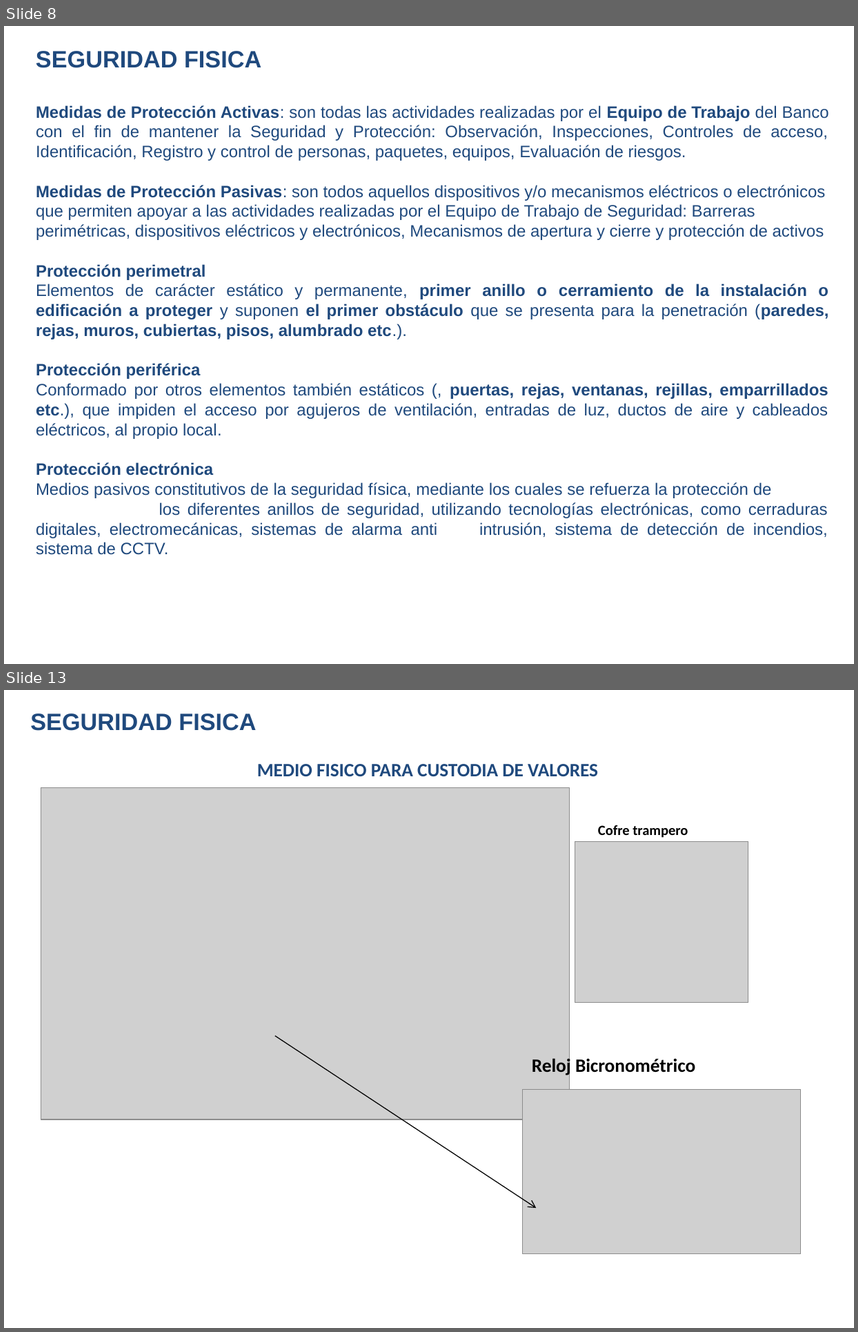
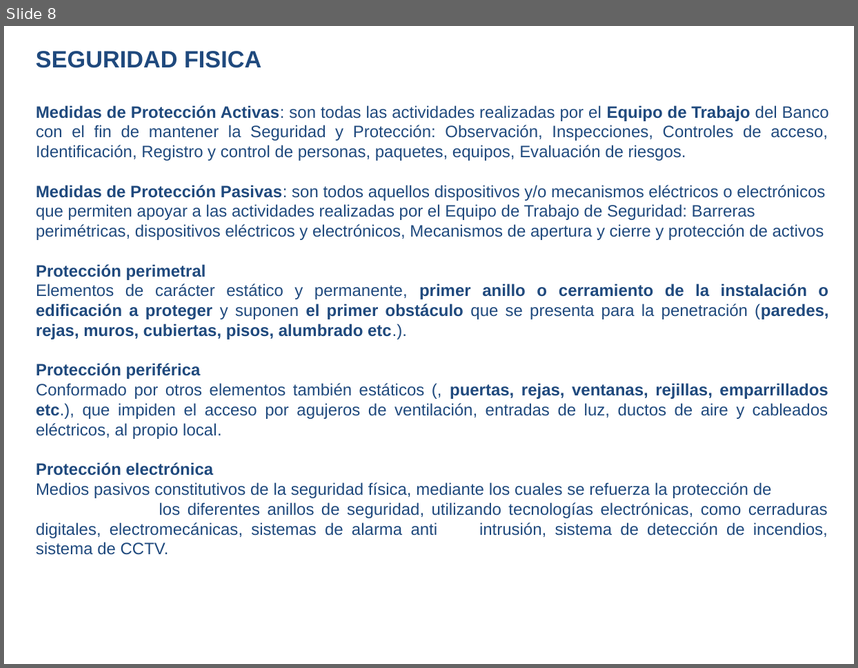
Before and after one commit to elberthAgreda/triviaApp, a slide deck: videoApp/src/assets/pdf/SEGURIDADBANCARIA/SEGURIDADBANCARIA.pptx. Shown one above the other, each under a label of ours: slides 8 and 13 before the commit, slide 8 after it; the slides between them are not shown. The pictures are 858x1332 and 858x668 pixels, drawn with LibreOffice and Linux fonts; fonts in the diff are those of the drawing; grey boxes stand for pictures; background and template pictures are left out. Boxes give left, top, right and bottom in pixels: in the first picture for what was removed or moved away, otherwise in the second. Text is boxed around its words. In the diff, an @@ line names an element or a change of style, - is before the commit and + after.

```diff
--- a/videoApp/src/assets/pdf/SEGURIDADBANCARIA/SEGURIDADBANCARIA.pptx
+++ b/videoApp/src/assets/pdf/SEGURIDADBANCARIA/SEGURIDADBANCARIA.pptx
@@ slide 13 removed at <box>4,690,854,1328</box>, background picture (left out) @@
@@ text removed at <box>30,713,256,731</box> @@
-SEGURIDAD FISICA
@@ text removed at <box>257,764,598,777</box> @@
-MEDIO FISICO PARA CUSTODIA DE VALORES
@@ picture removed at <box>41,788,569,1119</box> @@
@@ text removed at <box>598,825,688,838</box> @@
-Cofre trampero
@@ picture removed at <box>575,841,749,1002</box> @@
@@ arrow removed from (275, 1035) to (536, 1208) @@
@@ text removed at <box>532,1056,695,1076</box> @@
-Reloj Bicronométrico
@@ picture removed at <box>523,1089,800,1254</box> @@
```
Also in this commit, not shown: 3 slides changed, 2 slides added, 6 other slides removed, 22 other files.
